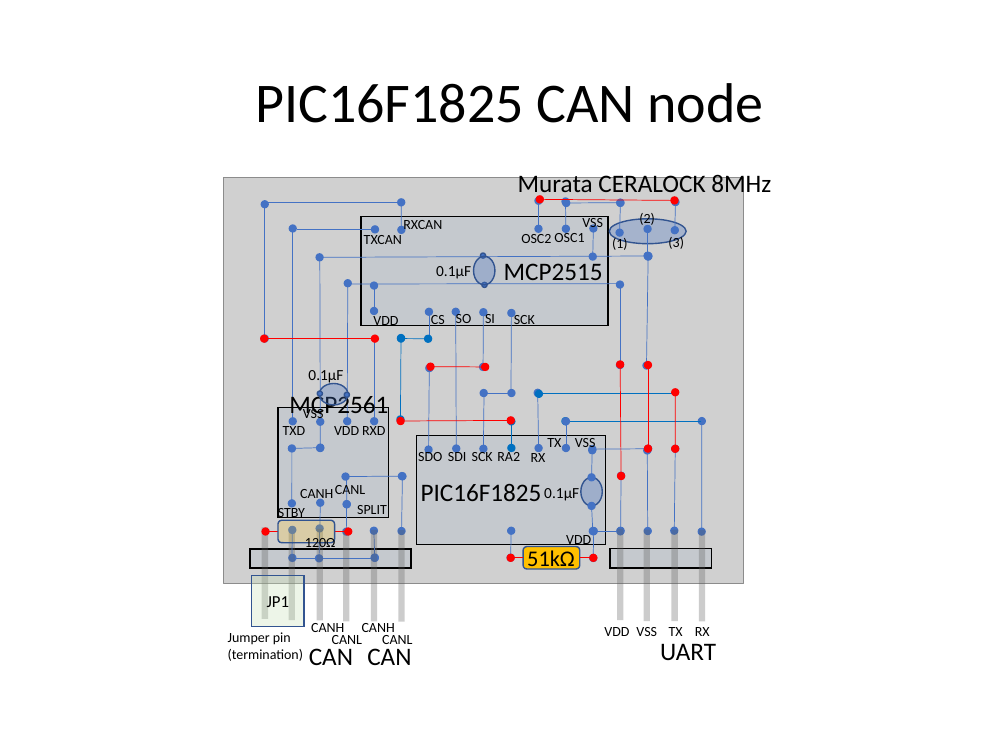
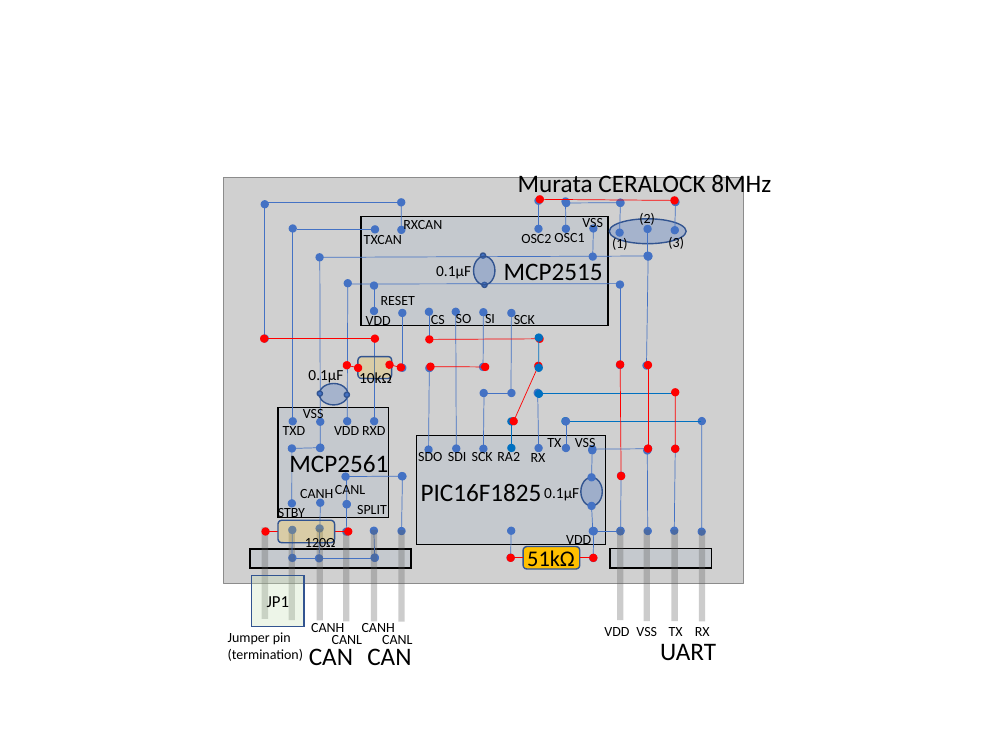
Before and after one commit to araobp/can-bus, a slide deck: slide 2 of doc/universal_board.pptx. Drawn at 1008x756 pixels with LibreOffice and Linux fonts; fonts in the diff are those of the drawing; grey boxes stand for pictures. Boxes give left, top, right and bottom in pixels: in the first picture for what was removed or moved away, otherwise in the second. Text is boxed around its words. In the diff, an @@ line names an element or a change of style, - is before the commit and + after.

```diff
--- a/doc/universal_board.pptx
+++ b/doc/universal_board.pptx
@@ text removed at (x1=255, y1=83, x2=763, y2=123) @@
-PIC16F1825 CAN node
@@ group added at (x1=347, y1=296, x2=539, y2=421): 4 double arrows, 2 texts, 1 rounded rectangle @@
+10kΩ
+RESET
@@ text "VDD" moved from (x1=373, y1=313, x2=398, y2=326) to (x1=366, y1=313, x2=391, y2=326) @@
@@ double arrow moved from (401, 338) - (400, 419) to (402, 312) - (402, 368) @@
@@ double arrow (402, 312) - (402, 368): stroke #0070C0 0.5 pt to #4472C4 0.5 pt @@
@@ double arrow removed from (401, 339) to (428, 339) @@
@@ double arrow moved from (400, 421) - (511, 420) to (429, 340) - (539, 339) @@
@@ text "MCP2561" moved from (x1=289, y1=392, x2=388, y2=419) to (x1=289, y1=452, x2=388, y2=479) @@
```
Also in this commit, not shown: 1 other slide changed, 26 other files.
